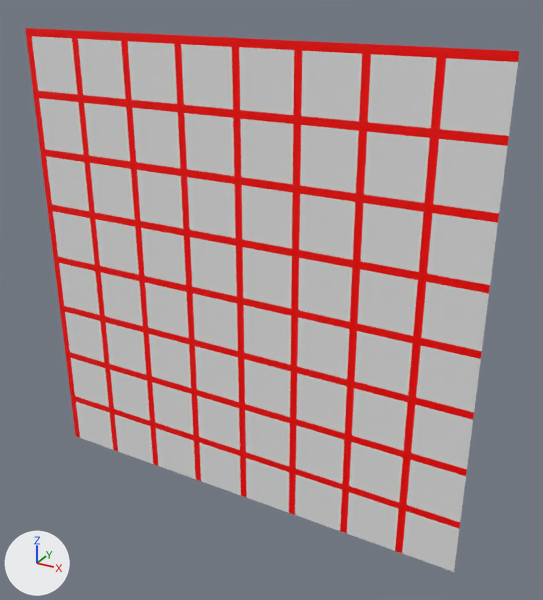
Renders of the FBX model Assets/Model/GridPlaneFlat.fbx from each side of a commit.
Both versions are drawn from a 50 mm lens placed at (12.1, -60.1, 55.5), pointed at (-21.8, 1.6, 24.7). The axes (+X, +Y, +Z) are drawn at lower left. The lights are the same throughout. Where no turn or scale is listed for an object, it has been applied to the vertices.

Names of what the first picture shows: 'GridPlaneFlat'.
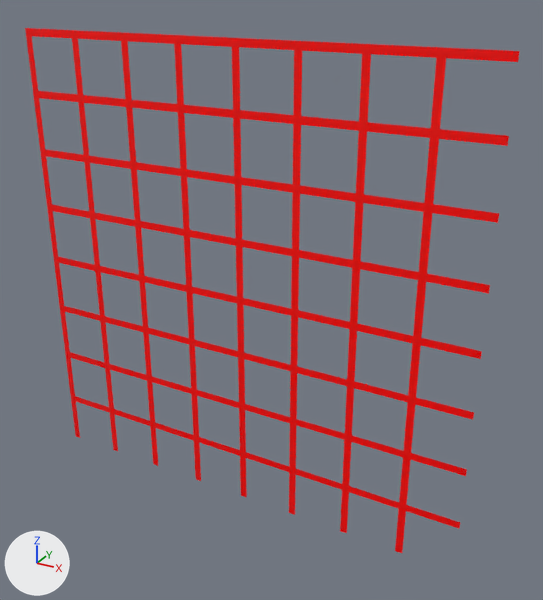
What differs and where, as boxes (x1, y1, x2, y2) in the pictures (543 x 600 px):
'GridPlaneFlat', reshaped
    before: (25, 28, 520, 572)
    after: (25, 28, 520, 553)
part 1 of me_mesh, deleted
    before: (33, 37, 518, 572)

What the commit changed:
me_mesh is used by ob_gridplaneflat; location (0.0, 0.0, 0.0).
me_mesh had 4225 vertices, 8192 faces and spanned x -50.0..0.0, y 0.0, z 0.0..50.0.
me_mesh now has 1824 vertices, 1920 faces and spans x -50.0..0.0, y 0.0, z 0.0..50.0.
me_mesh part 1: 2401 vertices removed from x -48.4..0.0, y 0.0, z 0.0..48.4.
me_mesh no longer uses material mat_grid01 (white #e7e7e7).
